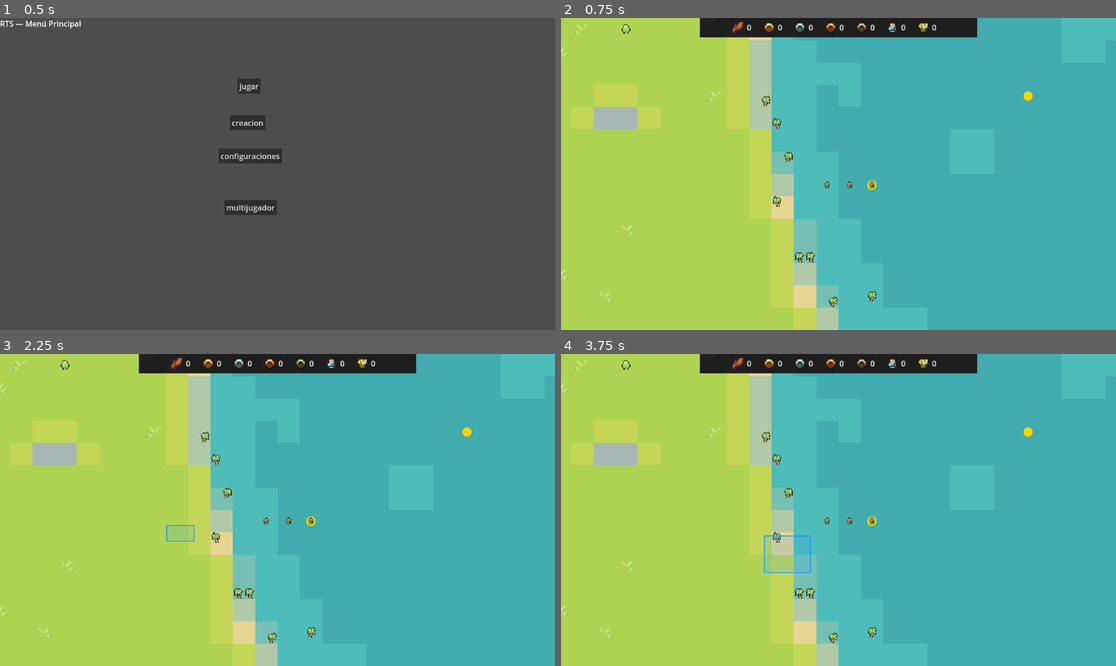
Above: before the commit, frames 1-4 (two rows, left to right).
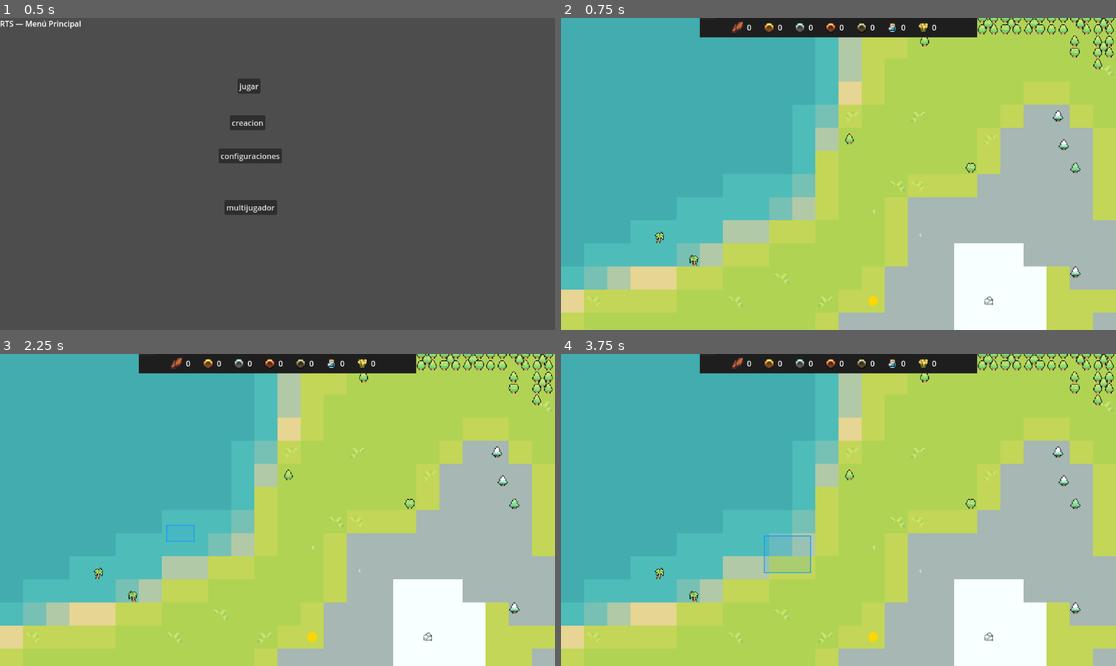
Above: after the commit, the same moments.

Repository: edyangel/Rise-of-Ages
Game: Godot game, scene res://scenes/menu.tscn
Two runs of this game, one before a commit and one after it. Both use one fixed random seed, a clock stepped at 60 frames per second and the inputs below.
Inputs (mouse positions are in pixels of both pictures, inside the frame that each line leads up to):
- Up to frame 1 (0.5 s): no input
- Up to frame 2 (0.75 s): click "jugar" at 0.5 s
- Up to frame 3 (2.25 s): tap Enter at 1.25 s; move the mouse to (399, 494) at 1.27 s; tap F at 1.35 s; click (399, 494) at 1.42 s; tap Space at 2 s; drag from (166, 525) to (249, 572) at 2.02 s
- Up to frame 4 (3.75 s): move the mouse to (894, 441) at 2.77 s; tap F at 2.85 s; click (894, 441) at 2.92 s; tap Enter at 3.5 s; drag from (810, 572) to (672, 463) at 3.52 s

Frame 1 is identical in both runs. In frame 2, 85% of the frame differs, in the area x 0-100%, y 0-100%; in frame 3, 85%; in frame 4, 85%.
Error before the commit: Invalid access to property or key 'shift' on a base object of type 'InputEventKey'. (res://scripts/game.gd:81)
Error after the commit: Parse Error: Unexpected "?" in source. If you want a ternary operator, use "truthy_value if true_condition else falsy_value". (res://scripts/game.gd:148)

Commit message:
Android: gestos móviles (pan 1 dedo, doble tap+arrastre para selección, tap para mover), botón X de deselección en HUD, y señales de selección

Diff:
--- a/scripts/game.gd
+++ b/scripts/game.gd
@@ -43,6 +43,36 @@
 		if hud.has_method("set_stone"): hud.set_stone(stone)
 		if hud.has_method("set_water"): hud.set_water(water)
 		if hud.has_method("set_food"): hud.set_food(food)
+
+	# Create a bottom-left 'Deselect' button on CanvasLayer if not present (for mobile)
+	if has_node("CanvasLayer"):
+		var cl = $CanvasLayer
+		if not cl.has_node("DeselectButton"):
+			var btn := Button.new()
+			btn.name = "DeselectButton"
+			btn.text = "X"
+			btn.focus_mode = Control.FOCUS_NONE
+			btn.custom_minimum_size = Vector2(48, 48)
+			btn.theme_type_variation = "FlatButton"
+			cl.add_child(btn)
+			# Anchor bottom-left
+			btn.anchor_left = 0
+			btn.anchor_top = 1
+			btn.anchor_right = 0
+			btn.anchor_bottom = 1
+			btn.offset_left = 8
+			btn.offset_bottom = -8
+			btn.offset_top = -56
+			btn.offset_right = 56
+			btn.z_index = 2000
+			btn.visible = false
+			btn.connect("pressed", Callable(self, "_on_deselect_pressed"))
+
+	# Listen to selection_changed from Map to toggle Deselect button
+	if has_node("Map"):
+		var map = $Map
+		if map.has_signal("selection_changed"):
+			map.connect("selection_changed", Callable(self, "_on_map_selection_changed"))
 
 
 func _process(delta):
@@ -65,7 +95,6 @@
 	if move != Vector2.ZERO:
 		cam.position += move
 
-
 func _unhandled_input(event):
 	# refit camera on F key
 	if event is InputEventKey and event.pressed and event.keycode == KEY_F:
@@ -114,6 +143,32 @@
 		z = clamp(z / max(0.01, event.factor), 0.05, 10.0)
 		camera.zoom = Vector2(z, z)
 
+	# One-finger pan on mobile when not drag-selecting
+	if event is InputEventScreenDrag and has_node("Camera2D"):
+		var map = has_node("Map") ? $Map : null
+		if map and map.has_method("is_dragging_selection") and map.is_dragging_selection():
+			return
+		var cam = $Camera2D
+		# event.relative is in screen pixels; translate using zoom
+		var z = cam.zoom
+		cam.position -= Vector2(event.relative.x * z.x, event.relative.y * z.y)
+
+	# Single tap: forward to map tap action if present (some devices send ScreenTouch without our map handler catching it)
+	if event is InputEventScreenTouch and not event.pressed:
+		var map = has_node("Map") ? $Map : null
+		if map and map.has_method("mobile_tap_action"):
+			# convert screen to world like map does
+			var vp = get_viewport_rect().size
+			var cam = has_node("Camera2D") ? $Camera2D : null
+			var wp = event.position
+			if cam:
+				var z = cam.zoom
+				wp = cam.get_screen_center_position() + Vector2((event.position.x - vp.x * 0.5) * z.x, (event.position.y - vp.y * 0.5) * z.y)
+			map.mobile_tap_action(wp)
+
+
+
+
 
 # Visuals are drawn by the Map scene
 
@@ -174,3 +229,12 @@
 	var hud = _hud()
 	if hud and hud.has_method("set_food"):
 		hud.set_food(food)
+
+# Toggle deselect button based on selection size
+func _on_map_selection_changed(count: int) -> void:
+	if has_node("CanvasLayer/DeselectButton"):
+		$CanvasLayer/DeselectButton.visible = count > 0
+
+func _on_deselect_pressed() -> void:
+	if has_node("Map") and $Map.has_method("clear_selection_public"):
+		$Map.clear_selection_public()
--- a/scripts/map.gd
+++ b/scripts/map.gd
@@ -1,4 +1,6 @@
 extends Node2D
+
+signal selection_changed(count: int)
 
 # Grid map: each tile is TILE_SIZE x TILE_SIZE
 # NOTE: tiles can be treated as chunks; objects/structures occupy parts of tiles or multiple tiles
@@ -672,6 +674,10 @@
 				return
 		else:
 			# touch released
+			# If this was a simple tap (no drag-select in progress), treat as action/select
+			if _drag_touch_id == -1 and not drag_select_active:
+				var wp = _screen_to_world(event.position)
+				mobile_tap_action(wp)
 			_last_touch_release_time = Time.get_unix_time_from_system()
 			if _drag_touch_id == event.index:
 				if drag_select_active:
@@ -691,6 +697,29 @@
 				if _sel_overlay and _sel_overlay.has_method("set_rect"):
 					_sel_overlay.call("set_rect", drag_select_start, drag_select_current)
 			return
+
+func _screen_to_world(p: Vector2) -> Vector2:
+	var cam := get_viewport().get_camera_2d()
+	if cam == null:
+		return p
+	var vp := get_viewport_rect().size
+	var z := cam.zoom
+	return cam.get_screen_center_position() + Vector2((p.x - vp.x * 0.5) * z.x, (p.y - vp.y * 0.5) * z.y)
+
+func is_dragging_selection() -> bool:
+	return drag_select_active or _drag_touch_id != -1
+
+func clear_selection_public() -> void:
+	_clear_selection()
+	if _sel_overlay and _sel_overlay.has_method("clear"):
+		_sel_overlay.call("clear")
+	queue_redraw()
+
+func mobile_tap_action(world_pos: Vector2) -> void:
+	if selected_units.size() > 0 or selected_unit != null:
+		_handle_right_click(world_pos)
+	else:
+		_handle_left_click(world_pos)
 
 
 func _handle_left_click(world_pos: Vector2) -> void:
@@ -713,6 +742,7 @@
 		selected_units = [found]
 		if found.has_method("set_selected"):
 			found.set_selected(true)
+		selection_changed.emit(1)
 		return
 	# empty click: clear all
 	_clear_selection()
@@ -1137,6 +1167,7 @@
 	# reset state and redraw
 	drag_select_active = false
 	queue_redraw()
+	selection_changed.emit(selected_units.size())
 
 func _clear_selection() -> void:
 	if selected_unit and (not selected_units.has(selected_unit)):
@@ -1147,6 +1178,7 @@
 			u.set_selected(false)
 	selected_units.clear()
 	selected_unit = null
+	selection_changed.emit(0)
 
 func _spawn_demo_constructors():
 	var scene = load("res://scenes/units/constructor.tscn")
